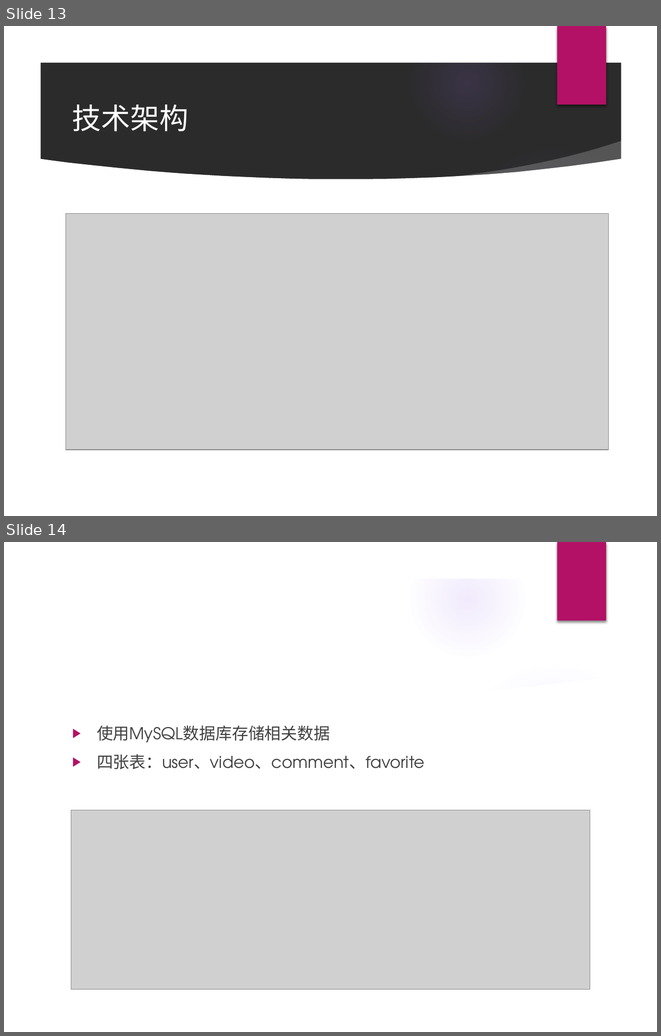
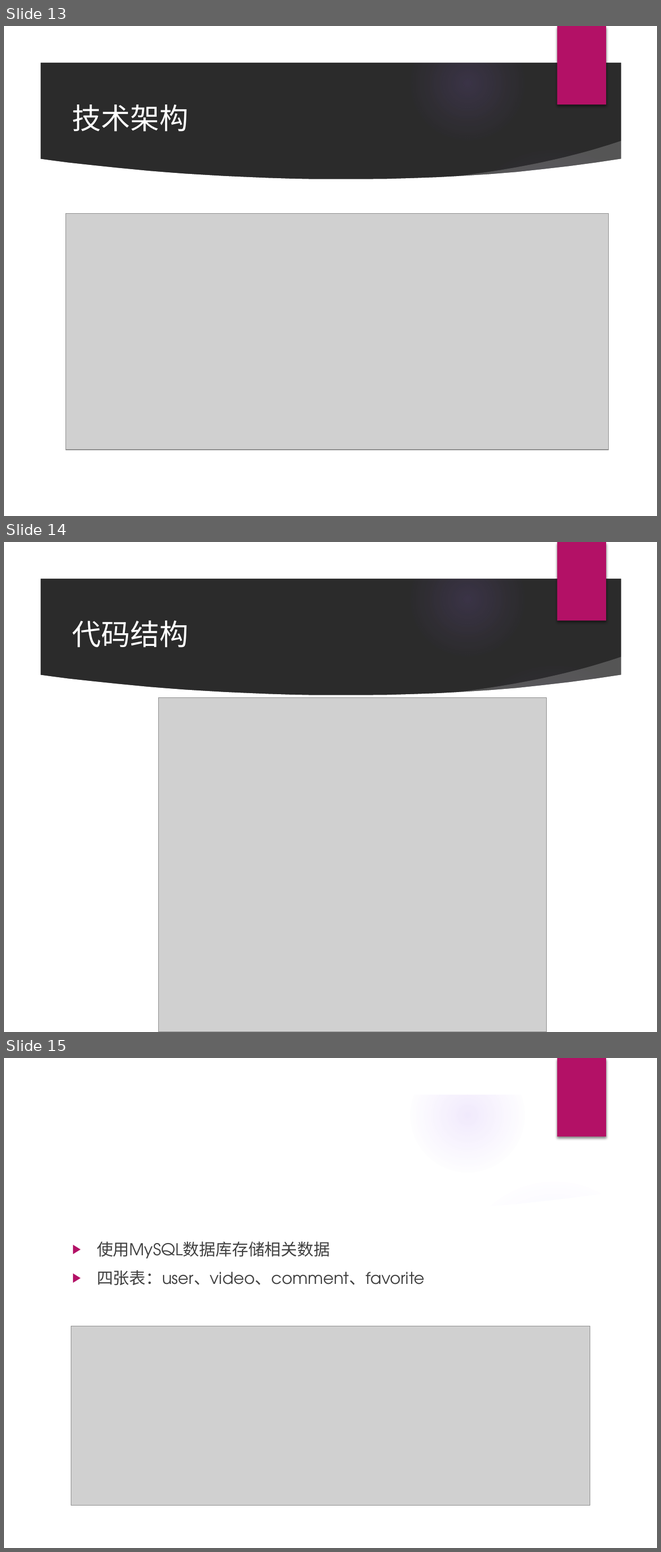
Before and after one commit to Relate13/web_2023, a slide deck: 项目介绍.pptx. Shown one above the other, each under a label of ours: slides 13 and 14 before the commit, slides 13, 14 and 15 after it. The pictures are 661x1036 and 661x1552 pixels, drawn with LibreOffice and Linux fonts; fonts in the diff are those of the drawing; grey boxes stand for pictures; background and template pictures are left out; a plain dark background stands for a picture behind light text. Boxes give left, top, right and bottom in pixels: in the first picture for what was removed or moved away, otherwise in the second. Text is boxed around its words. In the diff, an @@ line names an element or a change of style, - is before the commit and + after.

Commit message:
update slides

```diff
--- a/项目介绍.pptx
+++ b/项目介绍.pptx
@@ slide 14 added at [4, 542, 657, 1032], background picture (left out); not listed: 9 template elements that a slide beside it also shows @@
@@ title added at [72, 620, 188, 647], 32 pt, text #FFFFFF @@
+代码结构
@@ picture added at [159, 697, 547, 1032] @@
@@ what was slide 14 is now slide 15 @@
```
